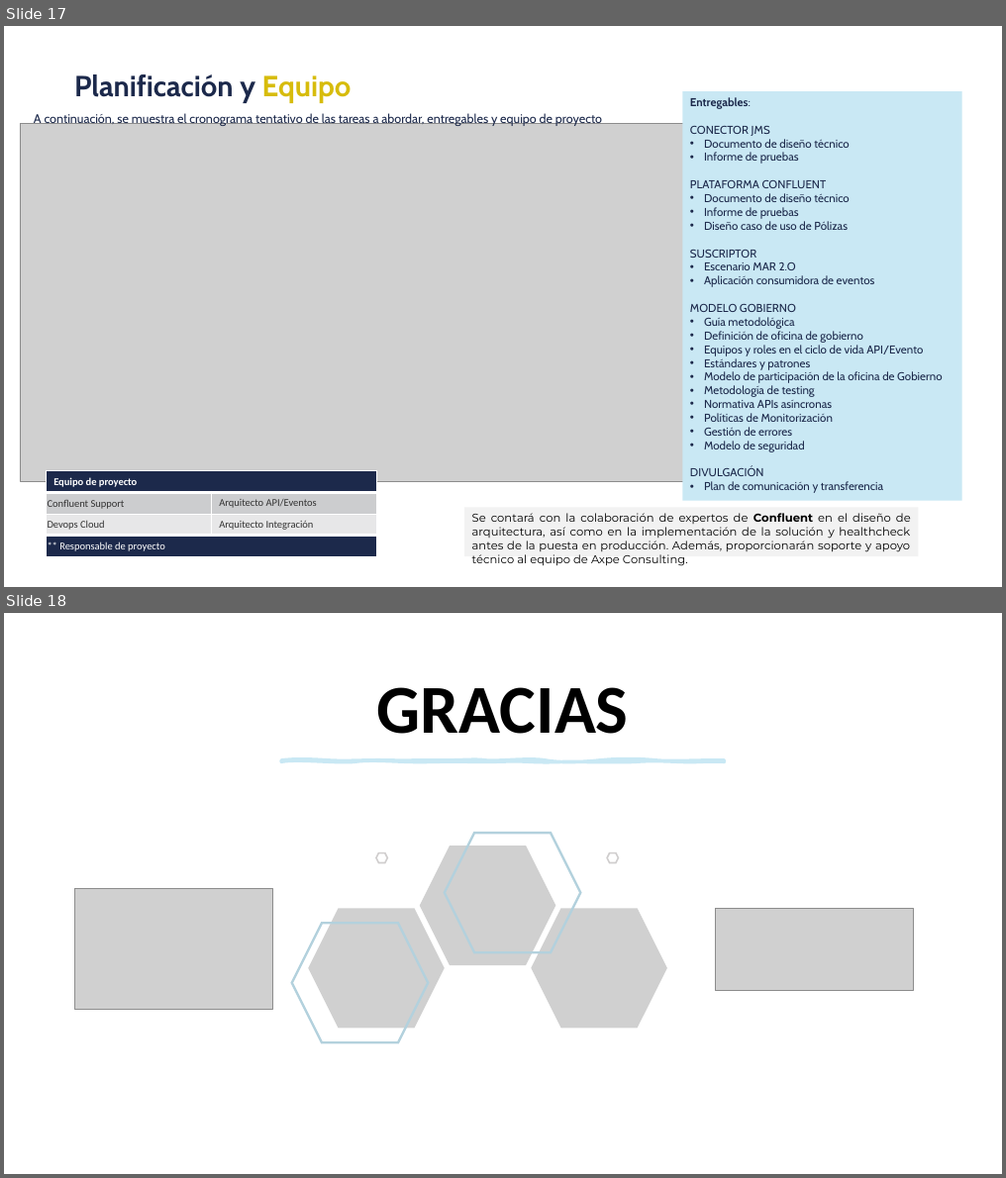
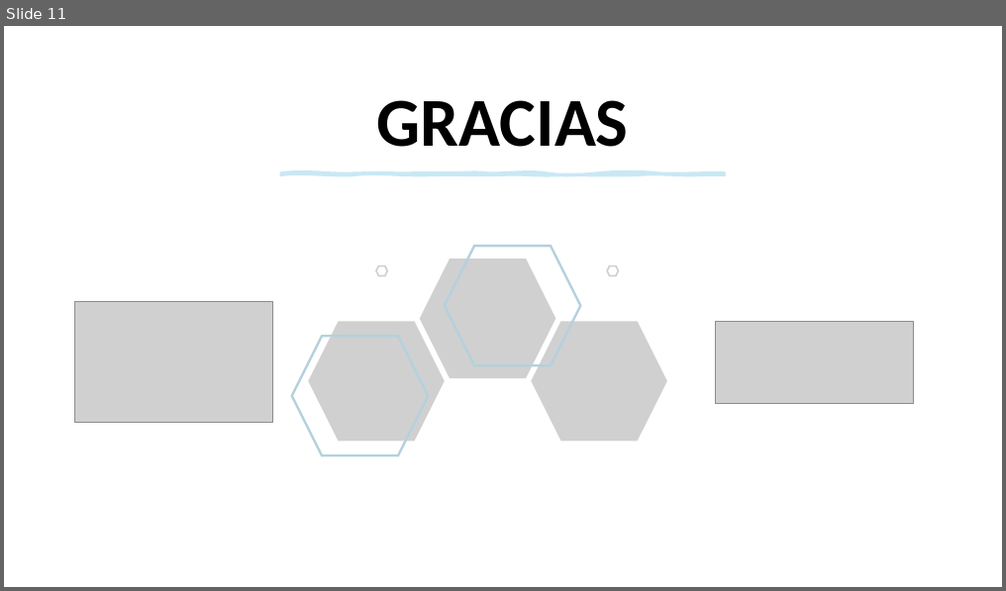
Before and after one commit to dqnid/uxcale-usal-front-presentation, a slide deck: AXPE_FRONT_TallerUSAL_.pptx. Shown one above the other, each under a label of ours: slides 17 and 18 before the commit, slide 11 after it. The pictures are 1006x1178 and 1006x591 pixels, drawn with LibreOffice and Linux fonts; fonts in the diff are those of the drawing; grey boxes stand for pictures; background and template pictures are left out. Boxes give left, top, right and bottom in pixels: in the first picture for what was removed or moved away, otherwise in the second. Text is boxed around its words. In the diff, an @@ line names an element or a change of style, - is before the commit and + after.

```diff
--- a/AXPE_FRONT_TallerUSAL_.pptx
+++ b/AXPE_FRONT_TallerUSAL_.pptx
@@ slide 17 removed at [4,26,1002,587], background #FFFFFF @@
@@ text removed at [74,75,351,103] @@
-Planificación y Equipo
@@ text removed at [34,113,602,126] @@
-A continuación, se muestra el cronograma tentativo de las tareas a abordar, entregables y equipo de proyecto
@@ rectangle removed at [683,92,962,501] @@
-Entregables:
-CONECTOR JMS
-• Documento de diseño técnico
-• Informe de pruebas
-PLATAFORMA CONFLUENT
-• Documento de diseño técnico
-• Informe de pruebas
-• Diseño caso de uso de Pólizas
-SUSCRIPTOR
-• Escenario MAR 2.O
-• Aplicación consumidora de eventos
-MODELO GOBIERNO
-• Guía metodológica
-• Definición de oficina de gobierno
-• Equipos y roles en el ciclo de vida API/Evento
-• Estándares y patrones
-• Modelo de participación de la oficina de Gobierno
-• Metodología de testing
-• Normativa APIs asíncronas
-• Políticas de Monitorización
-• Gestión de errores
-• Modelo de seguridad
-DIVULGACIÓN
-• Plan de comunicación y transferencia
@@ picture removed at [20,123,684,482] @@
@@ table removed at [47,472,377,557], 4 rows, 2 columns @@
-Equipo de proyecto | 
-Confluent Support | Arquitecto API/Eventos
-Devops Cloud | Arquitecto Integración
-** Responsable de proyecto | 
@@ rectangle removed at [464,507,918,557] @@
@@ text removed at [472,513,911,567] @@
-Se contará con la colaboración de expertos de Confluent en el diseño de arquitectura, así como en la implementación de la solución y healthcheck antes de la puesta en producción. Además, proporcionarán soporte y apoyo técnico al equipo de Axpe Consulting.
@@ what was slide 18 is now slide 11 @@
```
Also in this commit, not shown: 2 slides changed, 1 slide added, 7 other slides removed, 1 other file.
